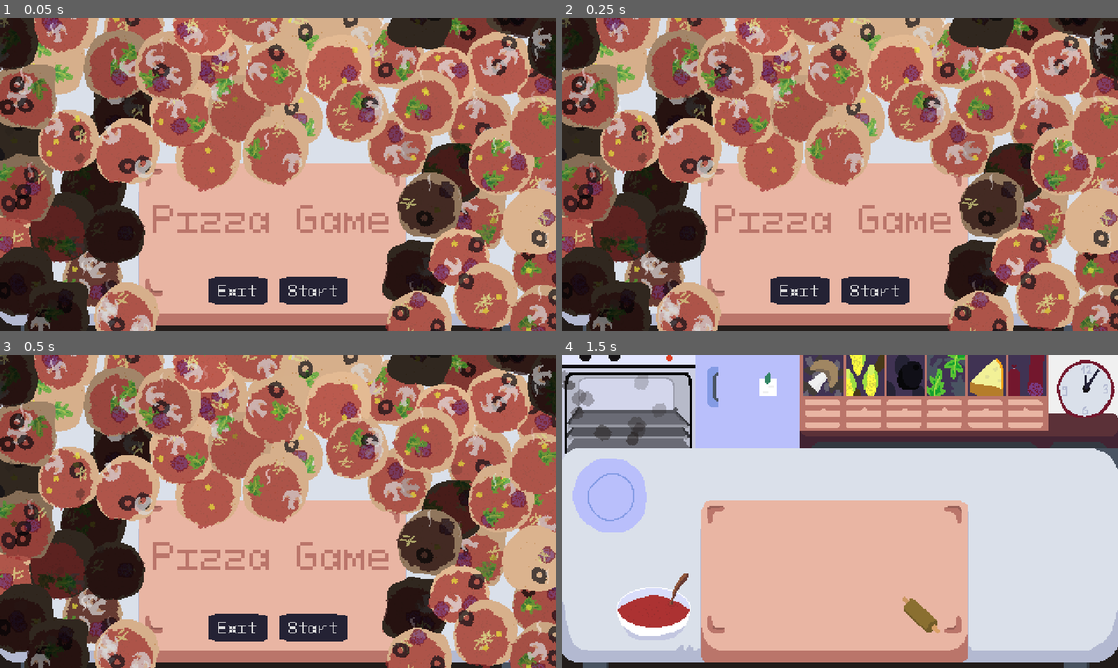
Above: before the commit, frames 1-4 (two rows, left to right).
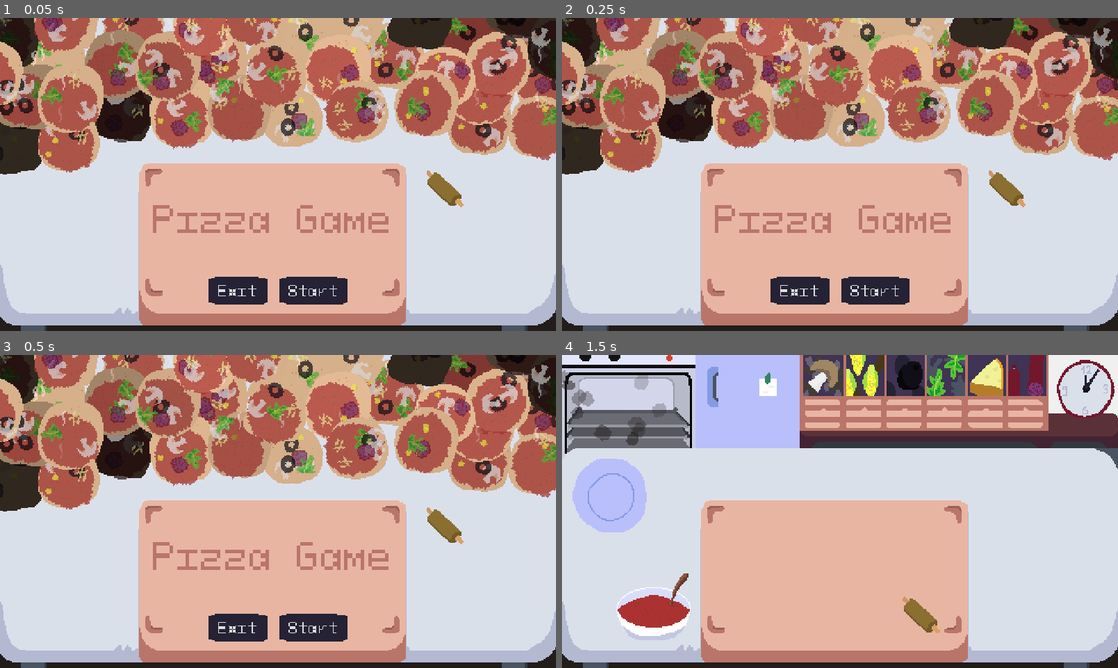
Above: after the commit, the same moments.

Repository: martindzejky/pizza-game
Game: Godot game, scene res://scenes/start.tscn
Two runs of this game, one before a commit and one after it. Both use one fixed random seed, a clock stepped at 60 frames per second and the inputs below.
Inputs (mouse positions are in pixels of both pictures, inside the frame that each line leads up to):
- Up to frame 1 (0.05 s): no input
- Up to frame 2 (0.25 s): no input
- Up to frame 3 (0.5 s): no input
- Up to frame 4 (1.5 s): click "Start" at 0.5 s; tap Enter at 1.25 s; move the mouse to (628, 401) at 1.27 s; click (628, 401) at 1.42 s

The runs differ from the first frame. In frame 1, 43% of the frame differs, in the area x 0-100%, y 0-100%; in frame 2, 43%; in frame 3, 43%; in frame 4, nothing differs.

Commit message:
slightly dial down the number of pizzas in the menu

Diff:
--- a/scenes/start.tscn
+++ b/scenes/start.tscn
@@ -1,8 +1,9 @@
-[gd_scene load_steps=5 format=3 uid="uid://bbae4y17js5x4"]
+[gd_scene load_steps=6 format=3 uid="uid://bbae4y17js5x4"]
 
 [ext_resource type="Script" path="res://ui/start-btn.gd" id="1_iqrhl"]
 [ext_resource type="Texture2D" uid="uid://cvfyhejdairpv" path="res://sprites/menu-table.png" id="1_r3pgb"]
 [ext_resource type="Script" path="res://ui/exit-btn.gd" id="2_0d7lr"]
+[ext_resource type="Texture2D" uid="uid://fo0fntv5ipk1" path="res://sprites/dough-tool.png" id="2_jxecq"]
 [ext_resource type="PackedScene" uid="uid://d35u0kau47rjb" path="res://objects/generated-pizza/generated-pizza.tscn" id="4_cooha"]
 
 [node name="start" type="Node"]
@@ -10,6 +11,11 @@
 [node name="background" type="Sprite2D" parent="."]
 texture = ExtResource("1_r3pgb")
 centered = false
+metadata/_edit_lock_ = true
+
+[node name="dough-tool" type="Sprite2D" parent="background"]
+position = Vector2(384, 147)
+texture = ExtResource("2_jxecq")
 
 [node name="pizzas" type="Node2D" parent="."]
 
@@ -32,7 +38,7 @@
 position = Vector2(412, 89)
 
 [node name="generated-pizza7" parent="pizzas" instance=ExtResource("4_cooha")]
-position = Vector2(343, 108)
+position = Vector2(443, 12)
 
 [node name="generated-pizza8" parent="pizzas" instance=ExtResource("4_cooha")]
 position = Vector2(258, 12)
@@ -43,20 +49,8 @@
 [node name="generated-pizza10" parent="pizzas" instance=ExtResource("4_cooha")]
 position = Vector2(471, 55)
 
-[node name="generated-pizza11" parent="pizzas" instance=ExtResource("4_cooha")]
-position = Vector2(471, 134)
-
-[node name="generated-pizza12" parent="pizzas" instance=ExtResource("4_cooha")]
-position = Vector2(410, 171)
-
-[node name="generated-pizza13" parent="pizzas" instance=ExtResource("4_cooha")]
-position = Vector2(469, 213)
-
-[node name="generated-pizza14" parent="pizzas" instance=ExtResource("4_cooha")]
-position = Vector2(358, 221)
-
 [node name="generated-pizza15" parent="pizzas" instance=ExtResource("4_cooha")]
-position = Vector2(178, 118)
+position = Vector2(414, 63)
 
 [node name="generated-pizza16" parent="pizzas" instance=ExtResource("4_cooha")]
 position = Vector2(115, 4)
@@ -64,21 +58,6 @@
 [node name="generated-pizza17" parent="pizzas" instance=ExtResource("4_cooha")]
 position = Vector2(9, 106)
 
-[node name="generated-pizza18" parent="pizzas" instance=ExtResource("4_cooha")]
-position = Vector2(79, 144)
-
-[node name="generated-pizza19" parent="pizzas" instance=ExtResource("4_cooha")]
-position = Vector2(6, 193)
-
-[node name="generated-pizza20" parent="pizzas" instance=ExtResource("4_cooha")]
-position = Vector2(79, 222)
-
-[node name="generated-pizza21" parent="pizzas" instance=ExtResource("4_cooha")]
-position = Vector2(52, 181)
-
-[node name="generated-pizza22" parent="pizzas" instance=ExtResource("4_cooha")]
-position = Vector2(19, 147)
-
 [node name="generated-pizza23" parent="pizzas" instance=ExtResource("4_cooha")]
 position = Vector2(58, 103)
 
@@ -95,7 +74,7 @@
 position = Vector2(99, 41)
 
 [node name="generated-pizza28" parent="pizzas" instance=ExtResource("4_cooha")]
-position = Vector2(108, 114)
+position = Vector2(-10, 47)
 
 [node name="generated-pizza29" parent="pizzas" instance=ExtResource("4_cooha")]
 position = Vector2(155, 82)
@@ -110,7 +89,7 @@
 position = Vector2(205, 77)
 
 [node name="generated-pizza33" parent="pizzas" instance=ExtResource("4_cooha")]
-position = Vector2(236, 114)
+position = Vector2(59, 70)
 
 [node name="generated-pizza34" parent="pizzas" instance=ExtResource("4_cooha")]
 position = Vector2(238, 46)
@@ -142,44 +121,8 @@
 [node name="generated-pizza43" parent="pizzas" instance=ExtResource("4_cooha")]
 position = Vector2(366, 73)
 
-[node name="generated-pizza44" parent="pizzas" instance=ExtResource("4_cooha")]
-position = Vector2(389, 132)
-
-[node name="generated-pizza45" parent="pizzas" instance=ExtResource("4_cooha")]
-position = Vector2(369, 161)
-
-[node name="generated-pizza46" parent="pizzas" instance=ExtResource("4_cooha")]
-position = Vector2(396, 204)
-
-[node name="generated-pizza47" parent="pizzas" instance=ExtResource("4_cooha")]
-position = Vector2(417, 239)
-
-[node name="generated-pizza48" parent="pizzas" instance=ExtResource("4_cooha")]
-position = Vector2(459, 175)
-
-[node name="generated-pizza49" parent="pizzas" instance=ExtResource("4_cooha")]
-position = Vector2(431, 124)
-
 [node name="generated-pizza50" parent="pizzas" instance=ExtResource("4_cooha")]
 position = Vector2(464, 91)
-
-[node name="generated-pizza51" parent="pizzas" instance=ExtResource("4_cooha")]
-position = Vector2(98, 184)
-
-[node name="generated-pizza52" parent="pizzas" instance=ExtResource("4_cooha")]
-position = Vector2(16, 228)
-
-[node name="generated-pizza53" parent="pizzas" instance=ExtResource("4_cooha")]
-position = Vector2(49, 256)
-
-[node name="generated-pizza54" parent="pizzas" instance=ExtResource("4_cooha")]
-position = Vector2(107, 256)
-
-[node name="generated-pizza55" parent="pizzas" instance=ExtResource("4_cooha")]
-position = Vector2(361, 261)
-
-[node name="generated-pizza56" parent="pizzas" instance=ExtResource("4_cooha")]
-position = Vector2(466, 258)
 
 [node name="generated-pizza57" parent="pizzas" instance=ExtResource("4_cooha")]
 position = Vector2(482, 24)
@@ -191,6 +134,7 @@
 anchor_bottom = 1.0
 grow_horizontal = 2
 grow_vertical = 2
+metadata/_edit_lock_ = true
 
 [node name="titleContainer" type="CenterContainer" parent="ui"]
 layout_mode = 1
